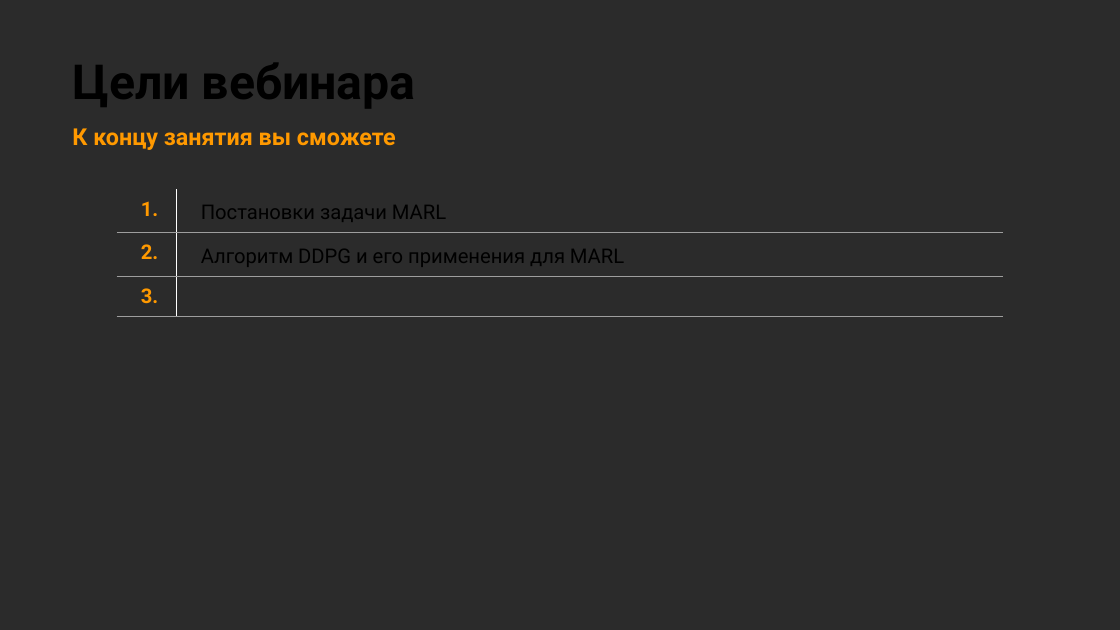
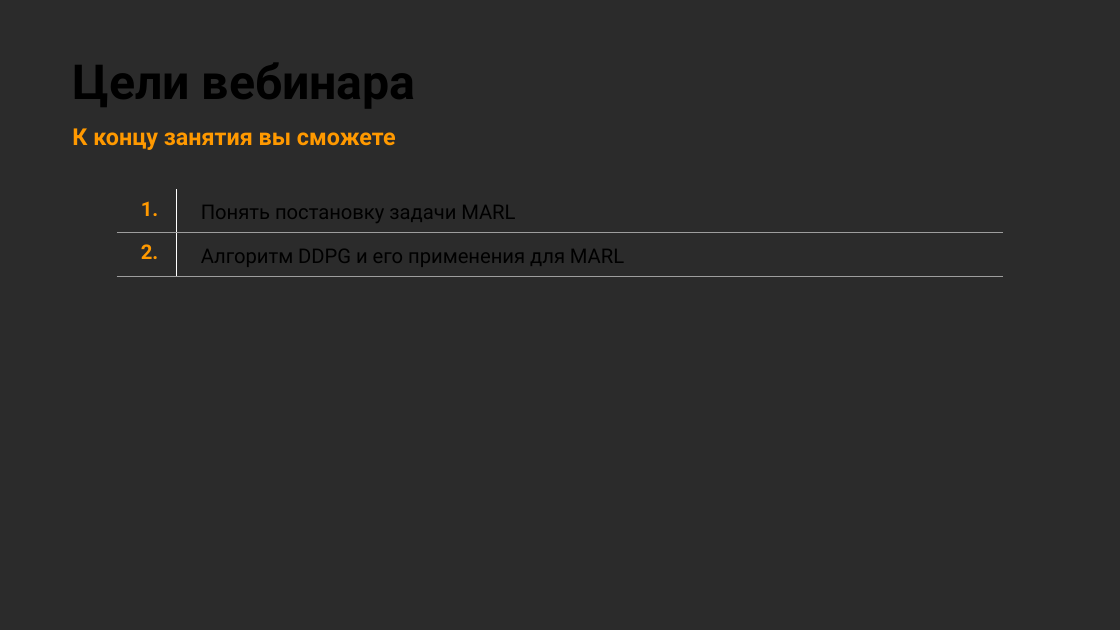
Before and after one commit to stureiko/Otus_lectures, a slide deck: slide 7 of RL/03 - Продвинутые темы Reinforcement Learning/03 - 02 Multiagent learning (MARL - DDPG)/MARL DDPG.pptx. Drawn at 1120x630 pixels with LibreOffice and Linux fonts; fonts in the diff are those of the drawing; background and template pictures are left out; a plain dark background stands for a picture behind light text. Boxes give left, top, right and bottom in pixels: in the first picture for what was removed or moved away, otherwise in the second. Text is boxed around its words. In the diff, an @@ line names an element or a change of style, - is before the commit and + after.

```diff
--- a/RL/03 - Продвинутые темы Reinforcement Learning/03 - 02 Multiagent learning (MARL - DDPG)/MARL DDPG.pptx
+++ b/RL/03 - Продвинутые темы Reinforcement Learning/03 - 02 Multiagent learning (MARL - DDPG)/MARL DDPG.pptx
@@ table at [116,189,1004,274] @@
-row 1, column 2: Постановки задачи MARL
+row 1, column 2: Понять постановку задачи MARL
-row 3: 3. | 
```
Also in this commit, not shown: 10 other slides changed, 5 slides added, 3 slides removed, 1 other file.
